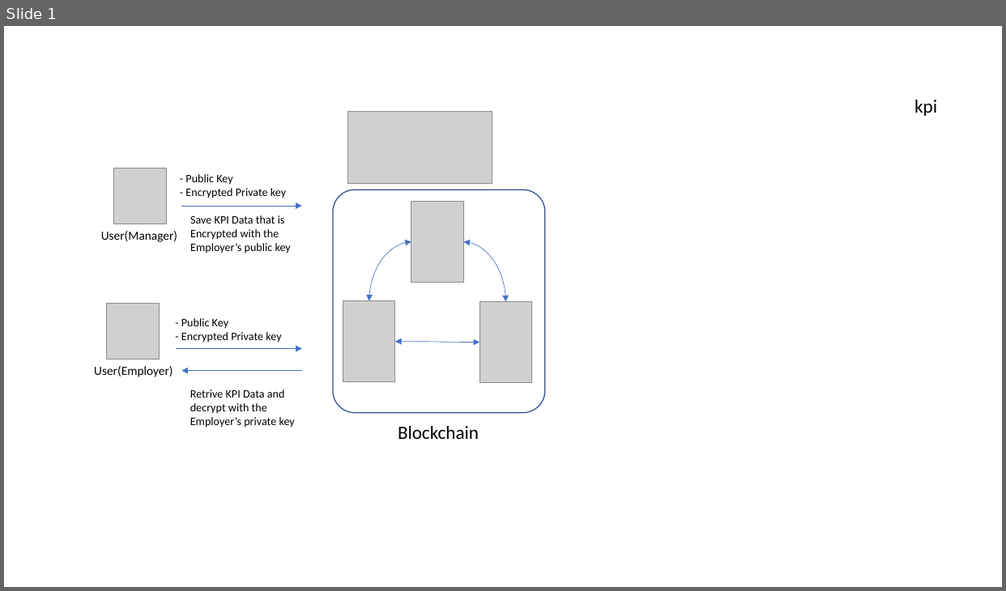
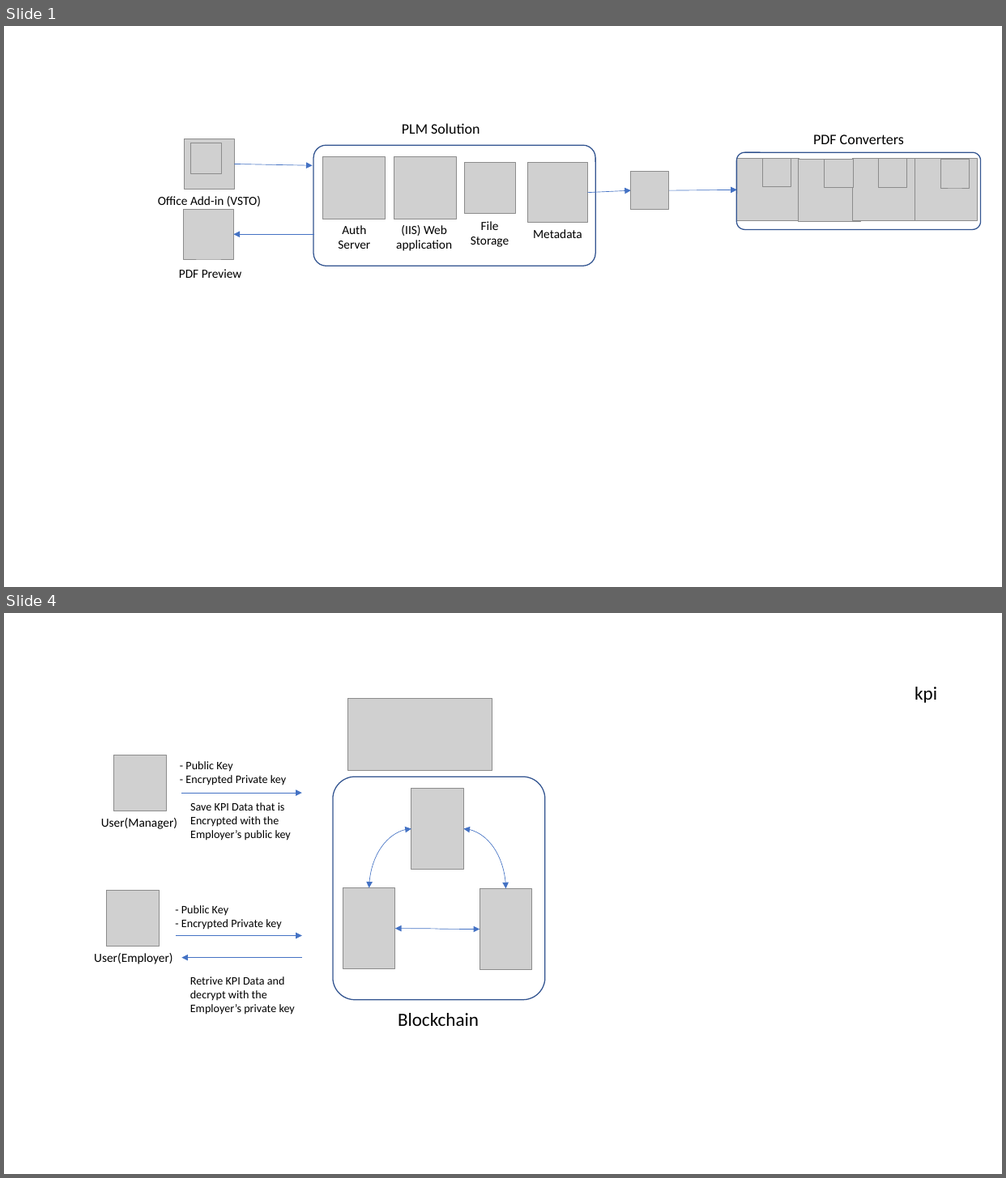
Before and after one commit to Joel-Hwang/portfolio, a slide deck: profile/videos.pptx. Shown one above the other, each under a label of ours: slide 1 before the commit, slides 1 and 4 after it; the slides between them are not shown. The pictures are 1006x591 and 1006x1178 pixels, drawn with LibreOffice and Linux fonts; fonts in the diff are those of the drawing; grey boxes stand for pictures. Boxes give left, top, right and bottom in pixels: in the first picture for what was removed or moved away, otherwise in the second. Text is boxed around its words. In the diff, an @@ line names an element or a change of style, - is before the commit and + after.

```diff
--- a/profile/videos.pptx
+++ b/profile/videos.pptx
@@ slide 1 added at bbox=[4, 26, 1002, 587], background #FFFFFF @@
@@ picture added at bbox=[185, 139, 235, 189] @@
@@ picture added at bbox=[191, 143, 222, 174] @@
@@ arrow added from (235, 164) to (313, 165), #4472C4 0.5 pt @@
@@ group added at bbox=[737, 135, 981, 229]: 8 pictures, 1 text, 1 rounded rectangle @@
+PDF Converters
@@ arrow added from (588, 193) to (632, 190), #4472C4 0.5 pt @@
@@ picture added at bbox=[632, 172, 669, 209] @@
@@ arrow added from (669, 190) to (737, 190), #4472C4 0.5 pt @@
@@ text added at bbox=[158, 196, 261, 207], 12 pt, text #000000 @@
+Office Add-in (VSTO)
@@ picture added at bbox=[184, 209, 234, 259] @@
@@ arrow added from (314, 234) to (234, 234), #4472C4 0.5 pt @@
@@ group added at bbox=[313, 123, 595, 266]: 5 texts, 4 pictures, 1 rounded rectangle @@
+PLM Solution
+Metadata
+(IIS) Web
+application
+File
+Storage
+Auth
+Server
@@ text added at bbox=[179, 269, 242, 278], 12 pt, text #000000 @@
+PDF Preview
@@ what was slide 1 is now slide 4 @@
```
Also in this commit, not shown: 4 other slides added, 7 other files.
